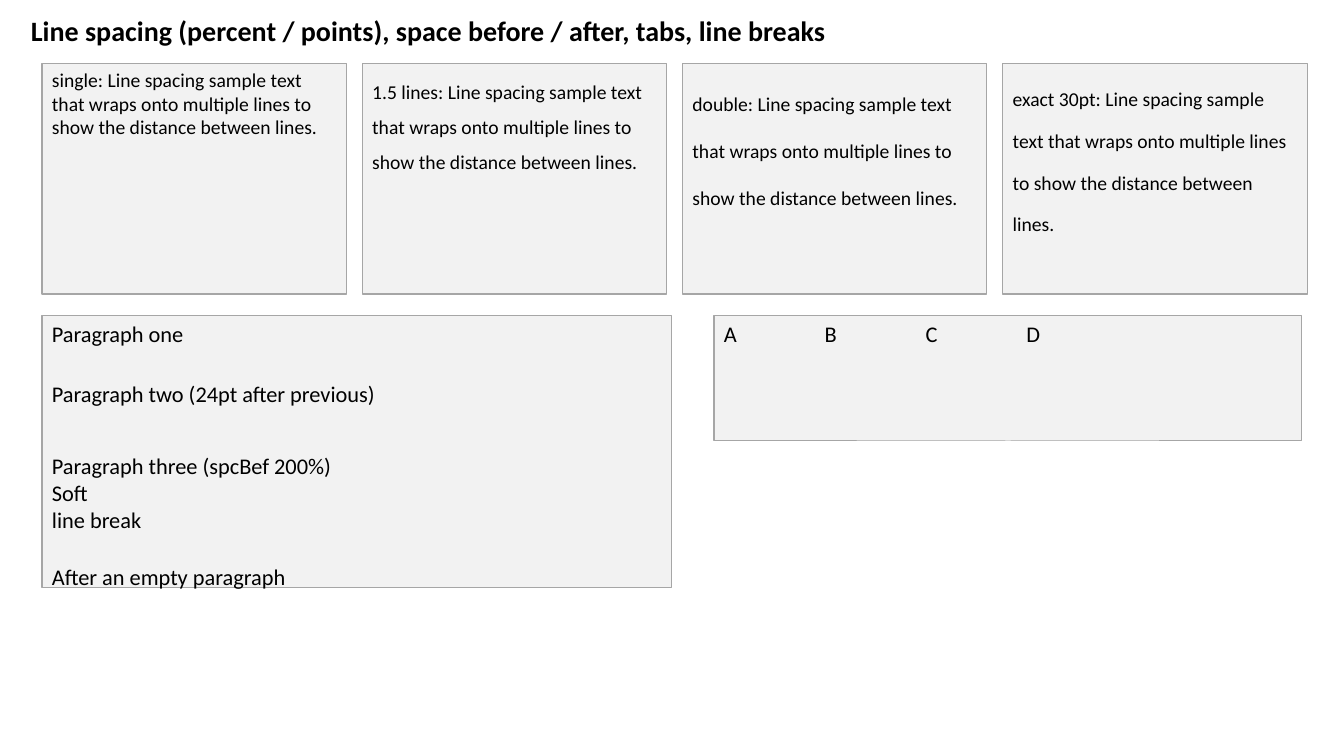
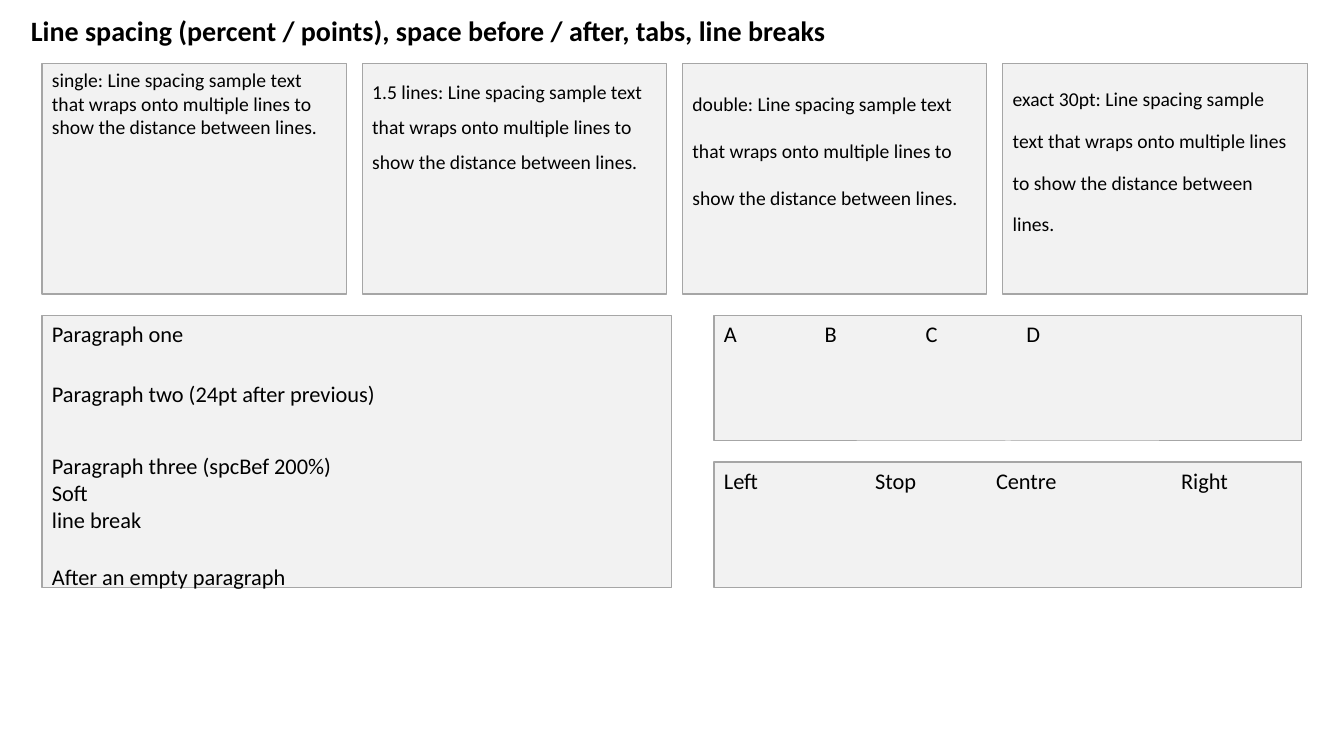
Before and after one commit to g21589/PPTX2HTML, a slide deck: slide 4 of samples/features/text.pptx. Drawn at 1344x756 pixels with LibreOffice and Linux fonts; fonts in the diff are those of the drawing. Boxes give left, top, right and bottom in pixels: in the first picture for what was removed or moved away, otherwise in the second. Text is boxed around its words. In the diff, an @@ line names an element or a change of style, - is before the commit and + after.

```diff
--- a/samples/features/text.pptx
+++ b/samples/features/text.pptx
@@ rectangle added at (714,462,1302,588), fill #F2F2F2, outline #A6A6A6 0.75 pt, 16 pt, text #000000 @@
+Left Stop Centre Right
```
Also in this commit, not shown: 11 other files.
